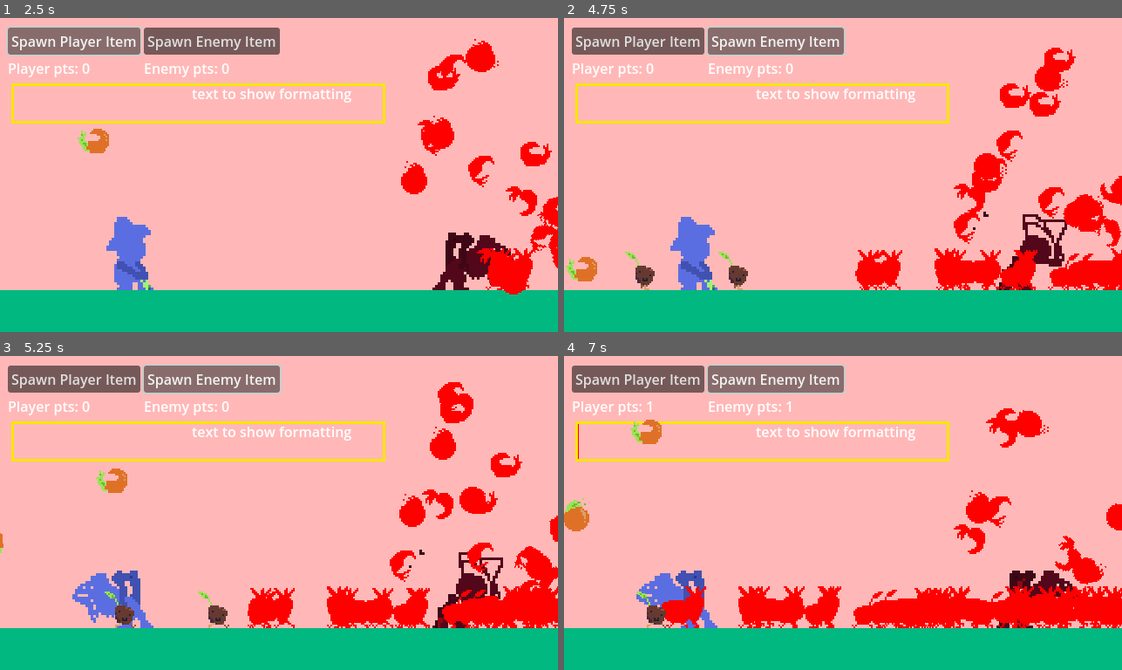
Above: before the commit, frames 1-4 (two rows, left to right).
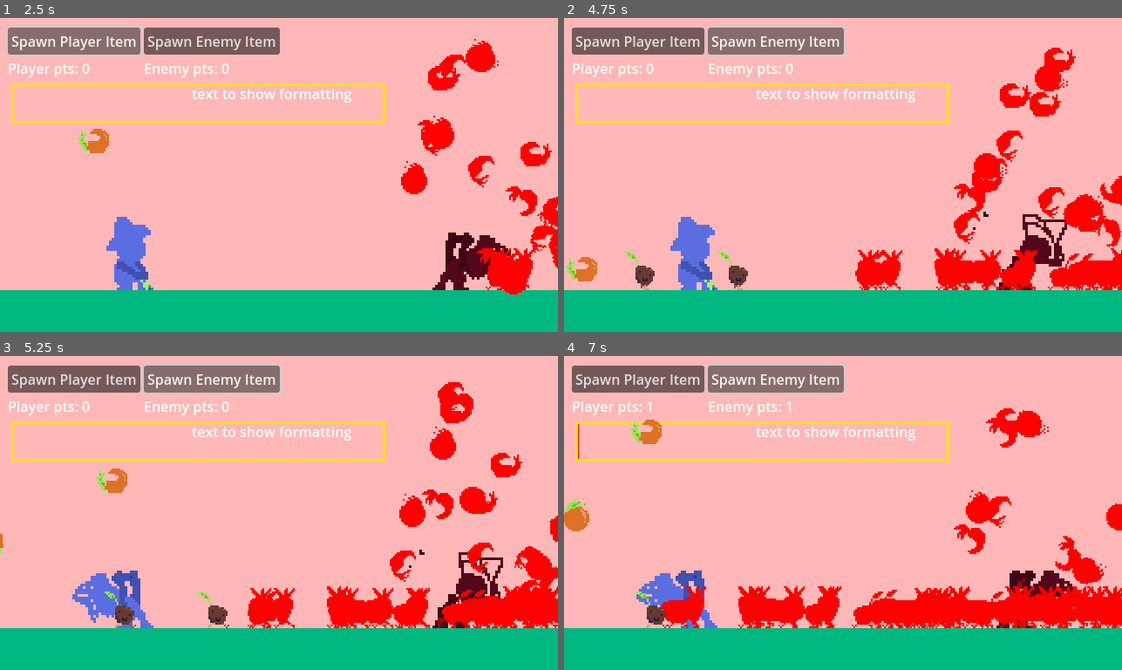
Above: after the commit, the same moments.

Repository: a3leong/farm-fiesta
Game: Godot game, scene res://main.tscn
Two runs of this game, one before a commit and one after it. Both use one fixed random seed, a clock stepped at 60 frames per second and the inputs below.
Inputs:
- Up to frame 1 (2.5 s): click "Spawn Player Item" at 0.5 s; click "Spawn Enemy Item" at 1.25 s; click "Spawn Player Item" at 2 s
- Up to frame 2 (4.75 s): click "Spawn Enemy Item" at 2.75 s; click "Spawn Player Item" at 3.5 s; click "Spawn Enemy Item" at 4.25 s
- Up to frame 3 (5.25 s): hold X (paper) from 5.03 s (still down)
- Up to frame 4 (7 s): release X (paper) at 5.78 s; tap Z (rock) at 5.85 s; hold C (scissors) from 6.53 s (still down)

Frame 1 is identical in both runs. In frame 2, less than 0.1% of the frame differs, in the area x 66-100%, y 77-87%; in frame 3, less than 0.1%; in frame 4, 0.2%, in the area x 55-86%, y 77-87%.

Commit message:
fix: update comment

Diff:
--- a/classes/Unit/unit_state_walking.gd
+++ b/classes/Unit/unit_state_walking.gd
@@ -8,7 +8,7 @@
 
 signal unit_collision
 
-# TODO: Make the Area2D new scenes with interchangibility
+# TODO: Make the Area2D new scenes with interchangibility since there's most likely going to be less units than skins later on
 
 # System called on script init
 func _init():
--- a/classes/Unit/unit_state_walking.tscn
+++ b/classes/Unit/unit_state_walking.tscn
@@ -122,7 +122,7 @@
 [node name="AnimatedSprite2D" type="AnimatedSprite2D" parent="Area2D"]
 sprite_frames = SubResource("SpriteFrames_opyln")
 animation = &"paper"
-frame_progress = 0.942977
+frame_progress = 0.689984
 
 [node name="CollisionShape2D" type="CollisionShape2D" parent="Area2D"]
 visible = false
